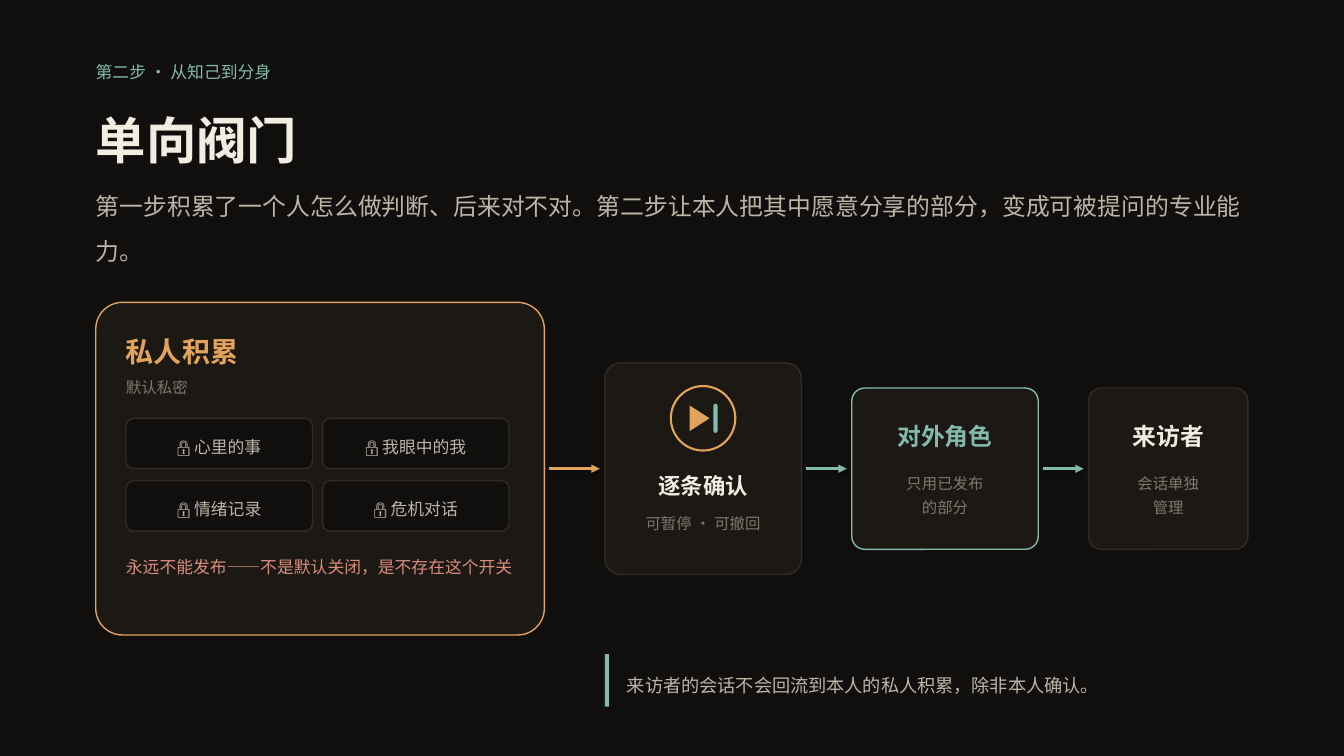
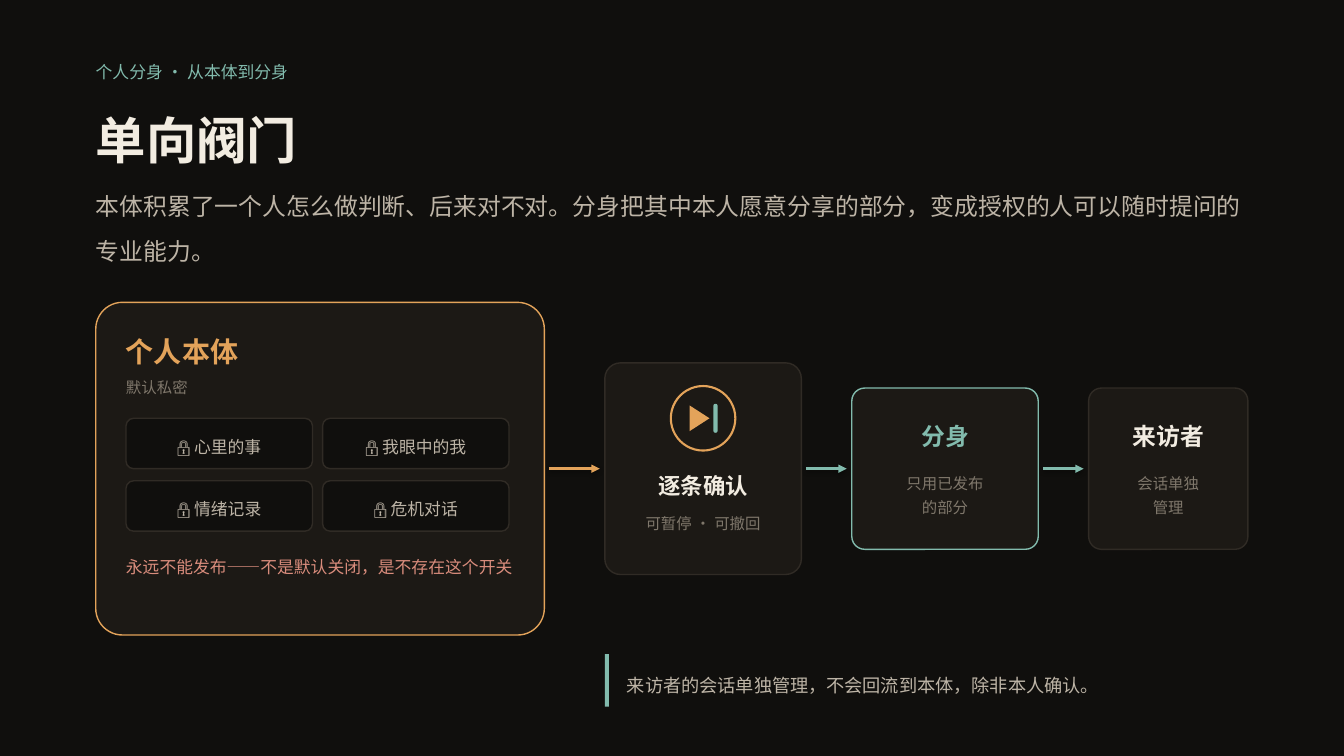
Before and after one commit to finewood2008/centaurAI, a slide deck: slide 11 of docs/product/ZHIJUN_BUSINESS_PLAN.pptx. Drawn at 1344x756 pixels with LibreOffice and Linux fonts; fonts in the diff are those of the drawing. Boxes give left, top, right and bottom in pixels: in the first picture for what was removed or moved away, otherwise in the second. Text is boxed around its words. In the diff, an @@ line names an element or a change of style, - is before the commit and + after.

```diff
--- a/docs/product/ZHIJUN_BUSINESS_PLAN.pptx
+++ b/docs/product/ZHIJUN_BUSINESS_PLAN.pptx
@@ text at (96, 64, 288, 80): text changed @@
-第二步 · 从知己到分身
+个人分身 · 从本体到分身
@@ text at (96, 195, 1241, 262): text changed @@
-第一步积累了一个人怎么做判断、后来对不对。第二步让本人把其中愿意分享的部分，变成可被提问的专业能力。
+本体积累了一个人怎么做判断、后来对不对。分身把其中本人愿意分享的部分，变成授权的人可以随时提问的专业能力。
@@ text at (126, 338, 238, 365): text changed @@
-私人积累
+个人本体
@@ text at (921, 425, 969, 447): text changed @@
-对外角色
+分身
@@ text at (627, 676, 1099, 694): text changed @@
-来访者的会话不会回流到本人的私人积累，除非本人确认。
+来访者的会话单独管理，不会回流到本体，除非本人确认。
```
Also in this commit, not shown: 18 other slides changed, 1 slide added, 2 other files.
